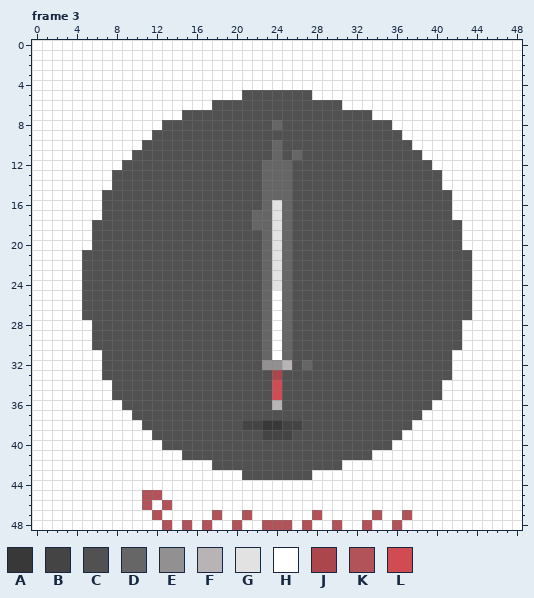
Two states of a animated GIF sprite, siegmeyer.gif. Above: the version before the commit.
The file is 196x196 pixels, drawn in blocks of 4x4; one block is one cell here. Colours within 5 levels of each other are drawn and written as one. Shown: frame 3. The commit also changed other frames, which this record leaves out.
Palette (. is transparent): A #383838  B #454444  C #525151  D #666666  E #939091  F #b8b3b5  G #e2e2e2  H #ffffff  J #ab464c  K #b15359  L #d04b52
Pixels before, frame 3 (only the part around the change), first column x 0:
40 HHHHHHHHHHHHHCCCCCCCCCCCCCCCCCCCCCCCHHHHHHHHHHHHH
41 HHHHHHHHHHHHHHHCCCCCCCCCCCCCCCCCCCHHHHHHHHHHHHHHH
42 HHHHHHHHHHHHHHHHHHCCCCCCCCCCCCCHHHHHHHHHHHHHHHHHH
43 HHHHHHHHHHHHHHHHHHHHHCCCCCCCHHHHHHHHHHHHHHHHHHHHH
44 HHHHHHHHHHHHHHHHHHHHHHHHHHHHHHHHHHHHHHHHHHHHHHHHH
45 HHHHHHHHHHHKKHHHHHHHHHHHHHHHHHHHHHHHHHHHHHHHHHHHH
46 HHHHHHHHHHHKHKHHHHHHHHHHHHHHHHHHHHHHHHHHHHHHHHHHH
47 HHHHHHHHHHHHKHHHHHKHHKHHHHHHKHHHHHKHHKHHHHHHHHHHH
48 HHHHHHHHHHHHHKHKHKHHKHHKKKHKHHKHHKHHKHHHHHHHHHHHH
Now the later version:
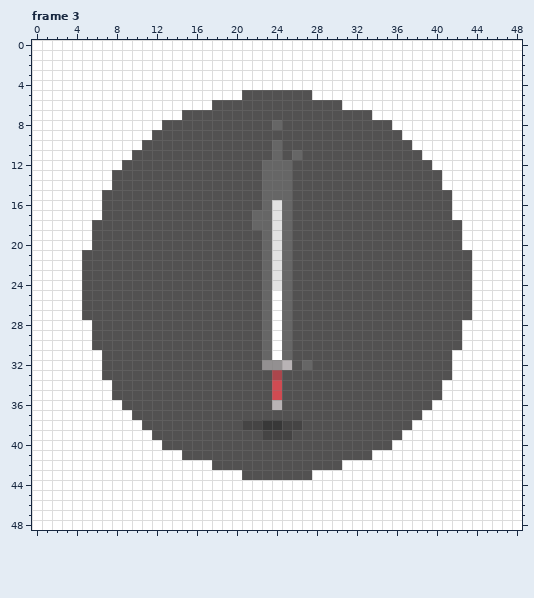
Changes in this commit:
Changed rows in their new state; - is an unchanged pixel.
Frame 3:
first column x 11:
45 HH-------------------------
46 H-H------------------------
47 -H-----H--H------H-----H--H
48 --H-H-H--H--HHH-H--H--H--H-
Where, in picture pixels (left, top, right, bottom), the same in both pictures:
changed: (142, 490, 412, 530)
